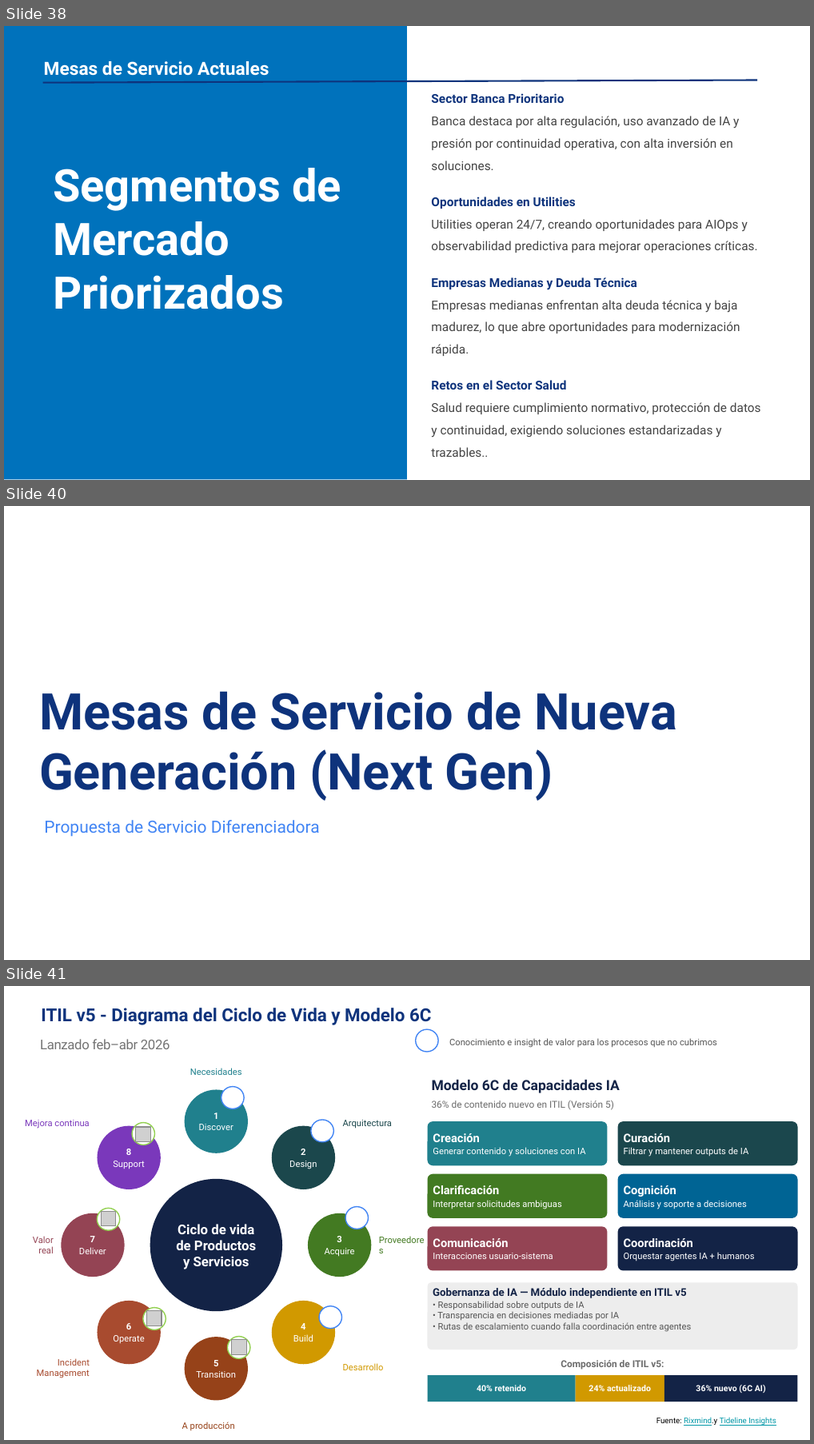
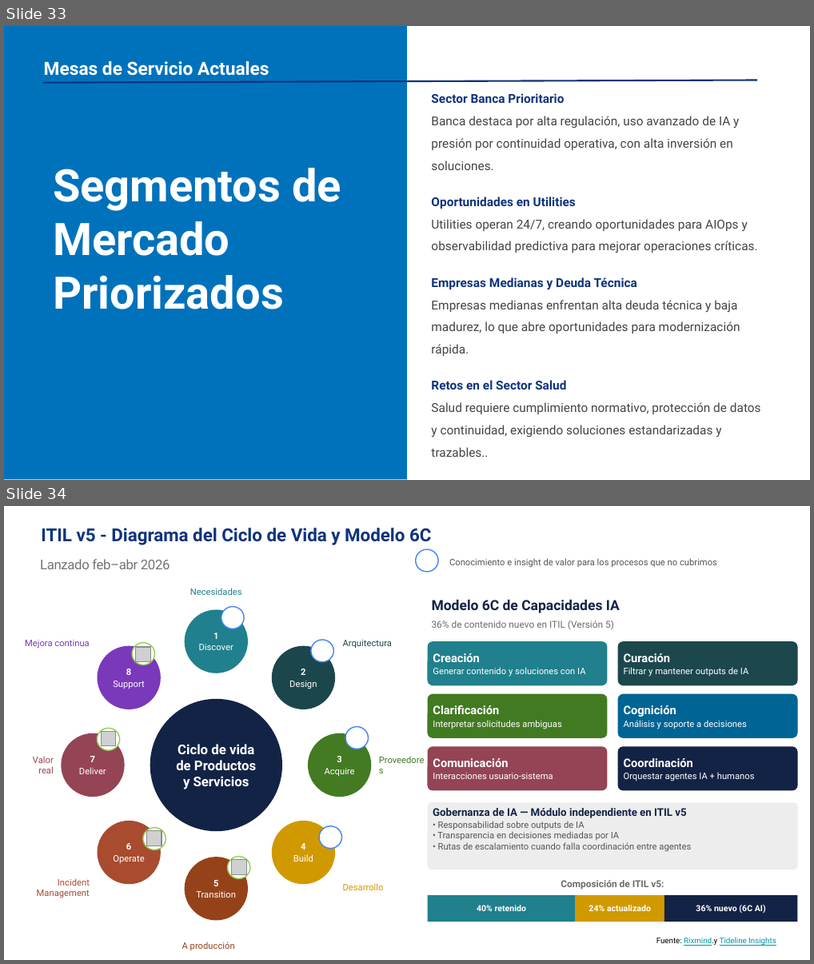
Before and after one commit to nataliazarthapersonalsoft/mesadeservicio-modernizacionaplicaciones, a slide deck: 01-Ideacion/01-benchmarking/Benchmarking Mesa de Servicio.pptx. Shown one above the other, each under a label of ours: slides 38, 40 and 41 before the commit, slides 33 and 34 after it; the slides between them are not shown. The pictures are 814x1444 and 814x964 pixels, drawn with LibreOffice and Linux fonts; fonts in the diff are those of the drawing; grey boxes stand for pictures; background and template pictures are left out. Boxes give left, top, right and bottom in pixels: in the first picture for what was removed or moved away, otherwise in the second. Text is boxed around its words. In the diff, an @@ line names an element or a change of style, - is before the commit and + after.

```diff
--- a/01-Ideacion/01-benchmarking/Benchmarking Mesa de Servicio.pptx
+++ b/01-Ideacion/01-benchmarking/Benchmarking Mesa de Servicio.pptx
@@ slide 40 removed at (4,506,810,960), background #FFFFFF @@
@@ title removed at (39,691,678,800) @@
-Mesas de Servicio de Nueva Generación (Next Gen)
@@ subtitle removed at (44,820,320,836) @@
-Propuesta de Servicio Diferenciadora
@@ what was slide 38 is now slide 33 @@
@@ what was slide 41 is now slide 34 @@
```
Also in this commit, not shown: 7 slides changed, 6 slides added, 23 other slides removed, 5 other files.
